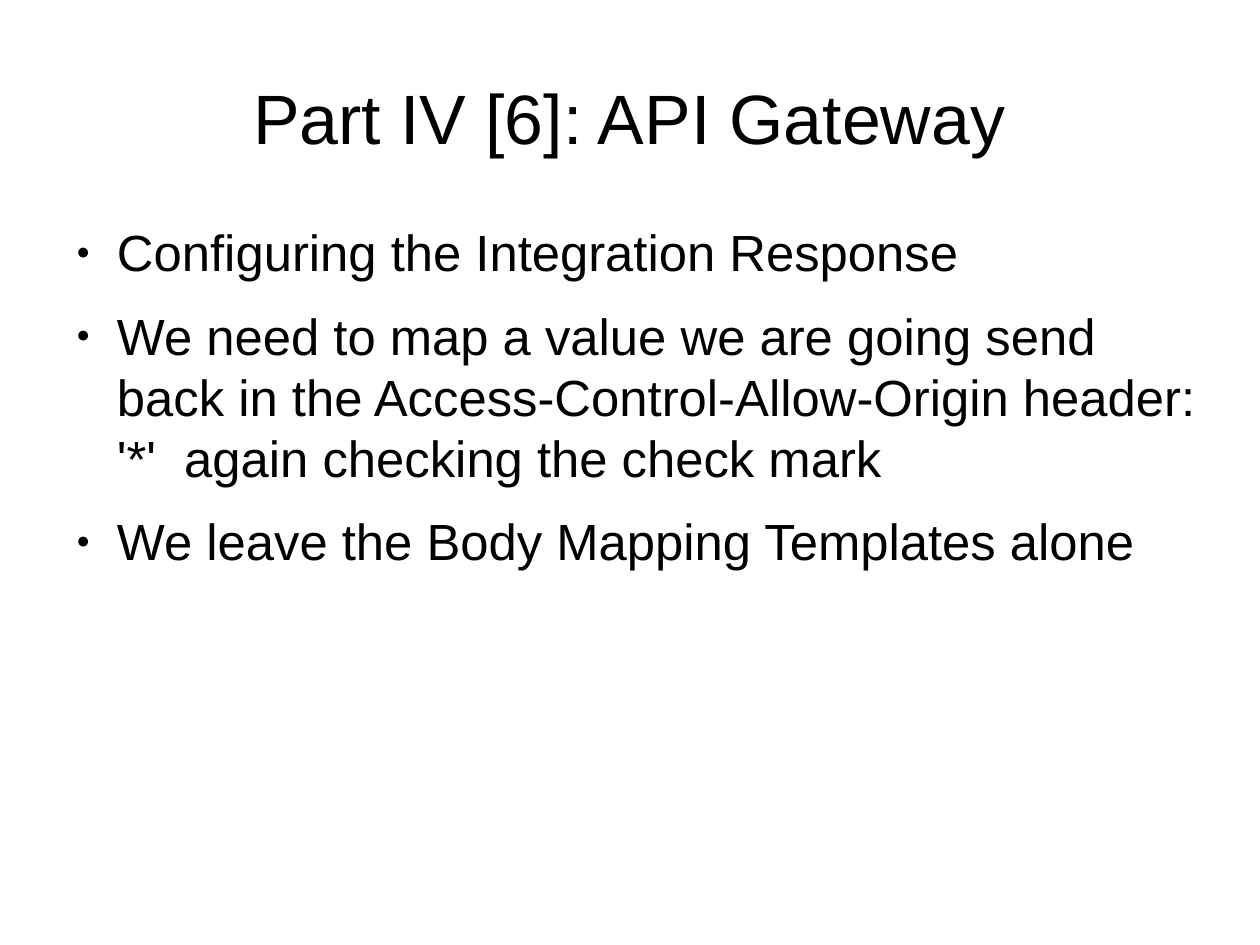
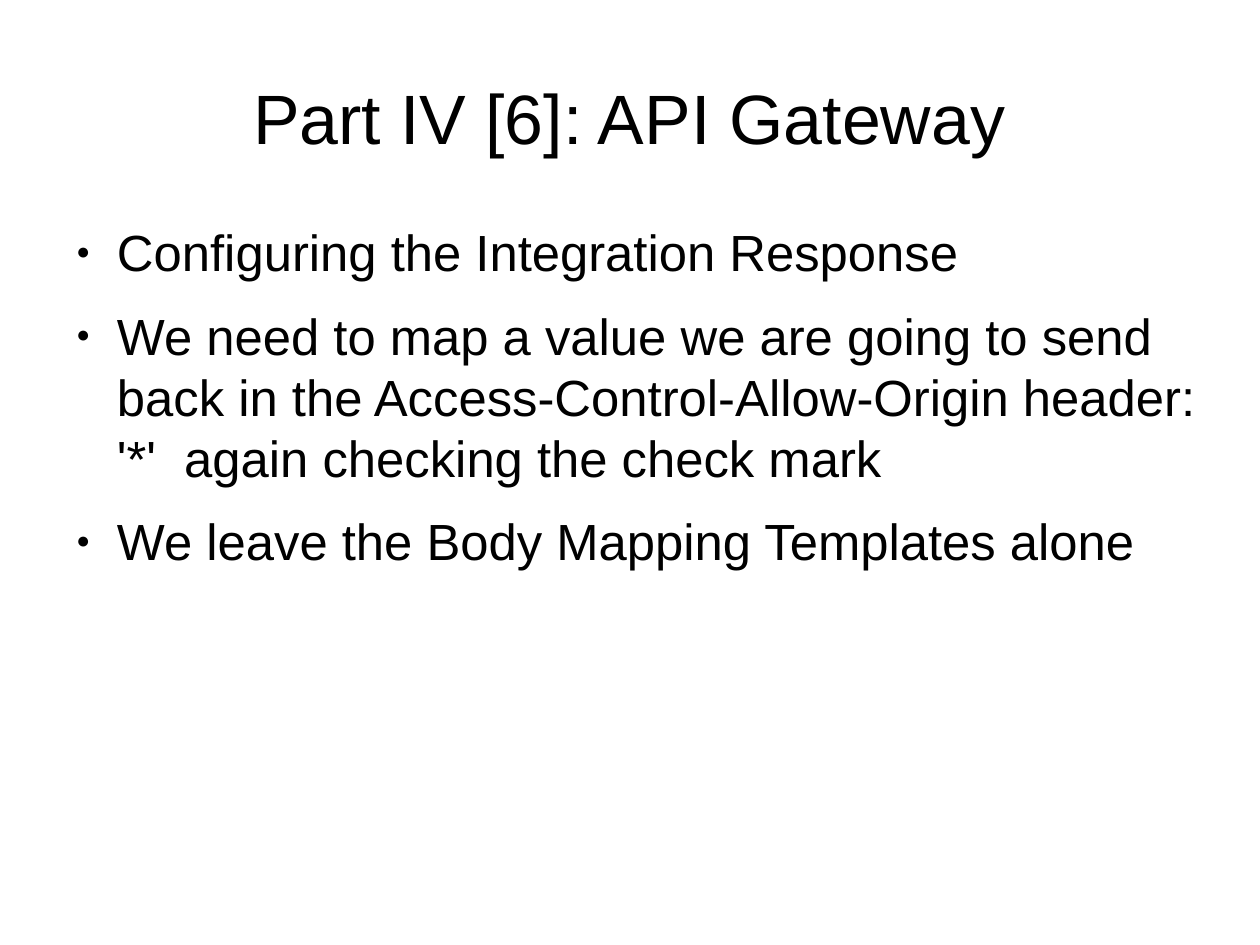
Before and after one commit to cmrsol/demo, a slide deck: slide 12 of api-gateway-how-to/API-GW_How-To.odp. Drawn at 1260x945 pixels with LibreOffice and Linux fonts; fonts in the diff are those of the drawing. Boxes give left, top, right and bottom in pixels: in the first picture for what was removed or moved away, otherwise in the second. Text is boxed around its words. In the diff, an @@ line names an element or a change of style, - is before the commit and + after.

```diff
--- a/api-gateway-how-to/API-GW_How-To.odp
+++ b/api-gateway-how-to/API-GW_How-To.odp
@@ text at [117,318,1195,487]: text changed @@
-● We need to map a value we are going send back in the Access-Control-Allow-Origin header: '*' again checking the check mark
+● We need to map a value we are going to send back in the Access-Control-Allow-Origin header: '*' again checking the check mark
```
Also in this commit, not shown: 5 other slides changed, 1 other file.
